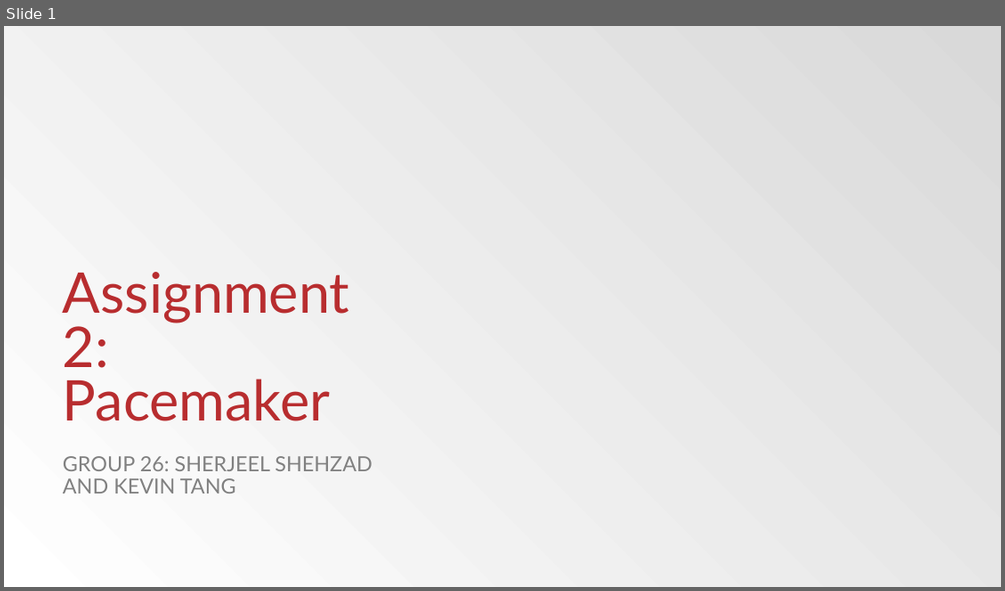
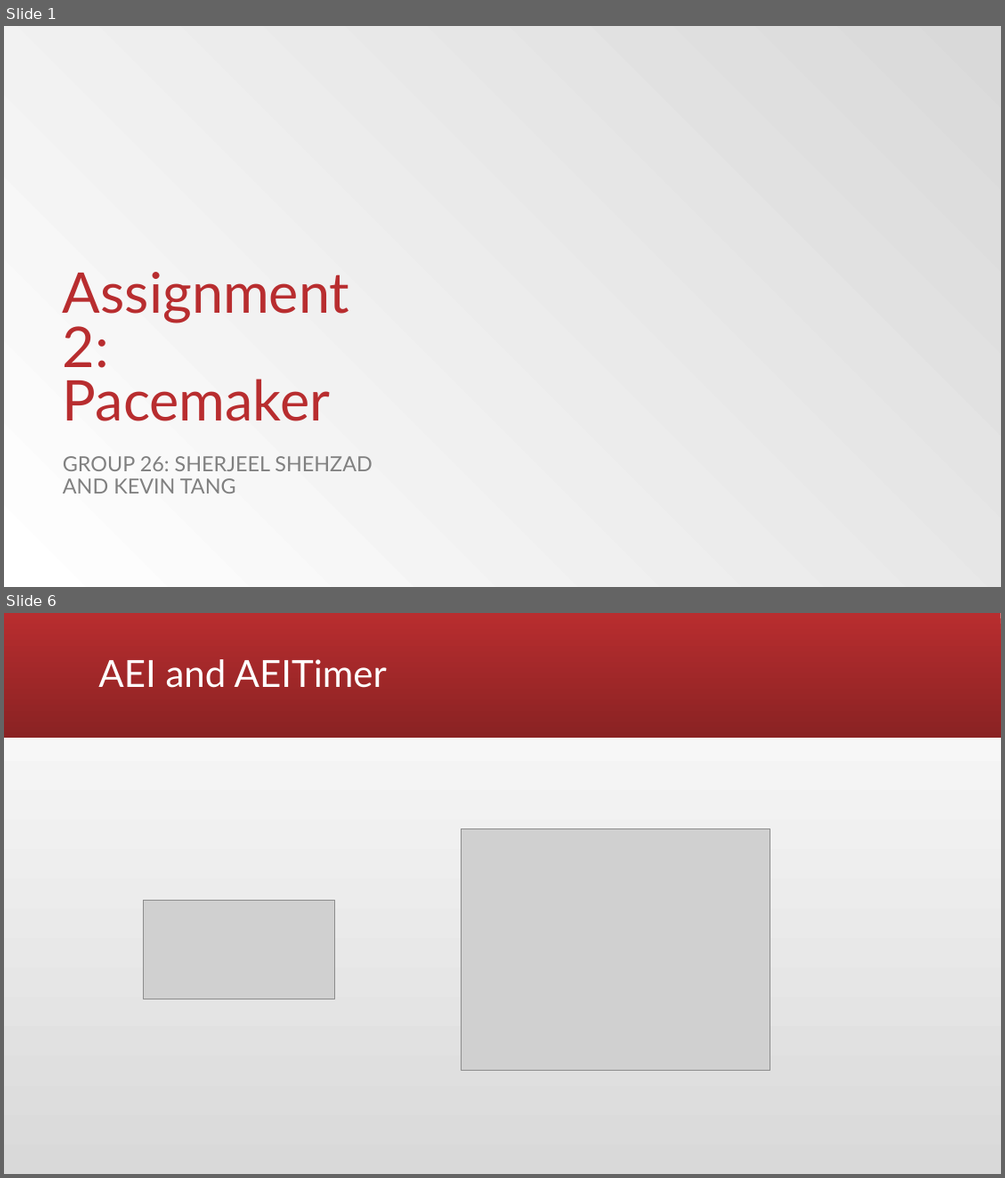
Before and after one commit to sherjeelshehzad/pacemaker, a slide deck: Assignment 2.pptx. Shown one above the other, each under a label of ours: slide 1 before the commit, slides 1 and 6 after it; the slides between them are not shown. The pictures are 1005x591 and 1005x1178 pixels, drawn with LibreOffice and Linux fonts; fonts in the diff are those of the drawing; grey boxes stand for pictures; background and template pictures are left out. Boxes give left, top, right and bottom in pixels: in the first picture for what was removed or moved away, otherwise in the second. Text is boxed around its words. In the diff, an @@ line names an element or a change of style, - is before the commit and + after.

```diff
--- a/Assignment 2.pptx
+++ b/Assignment 2.pptx
@@ slide 6 added at <box>4,613,1001,1174</box>, background gradient #D9D9D9 to #FFFFFF @@
@@ rectangle added at <box>4,613,1001,738</box>, fill gradient #B82D2F to #8A2223 @@
@@ title added at <box>98,659,387,688</box>, 36 pt, text #FFFFFF @@
+AEI and AEITimer
@@ picture added at <box>461,829,769,1070</box> @@
@@ picture added at <box>143,900,334,999</box> @@
```
Also in this commit, not shown: 1 slide changed, 6 other slides added, 9 slides removed.
